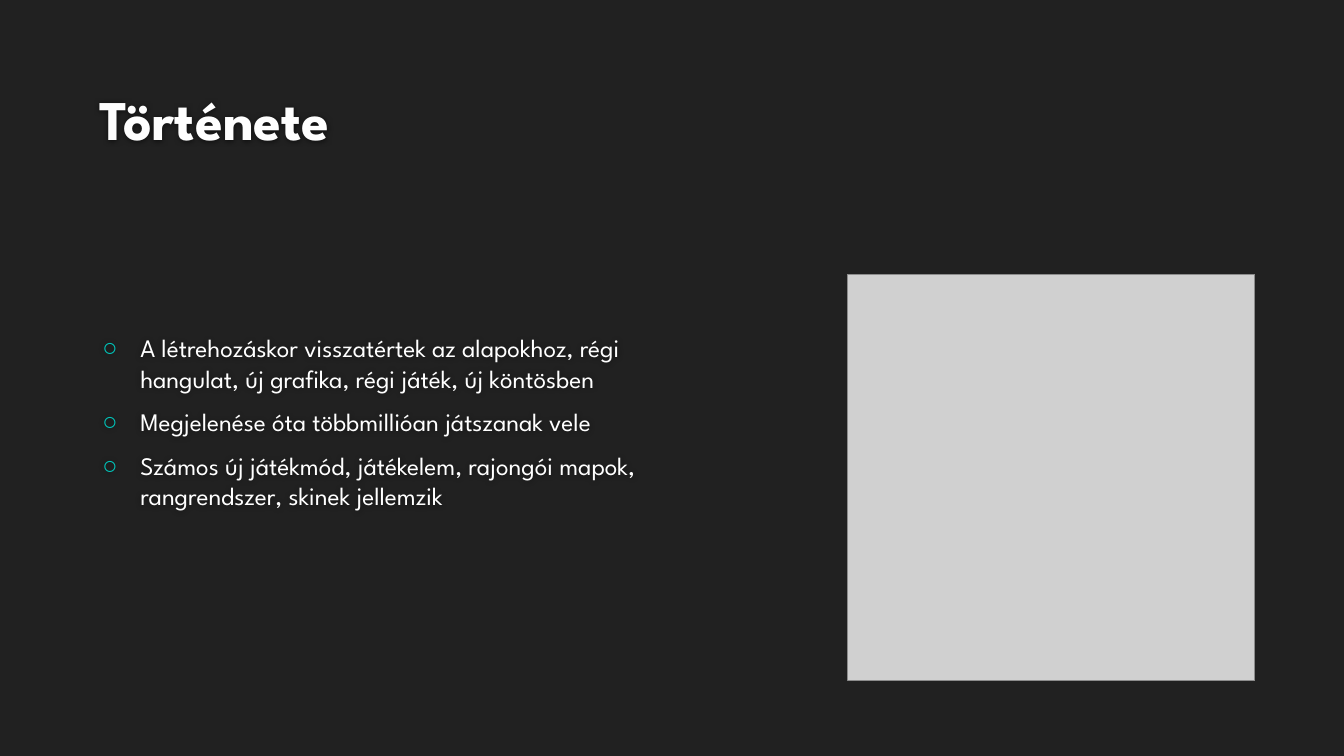
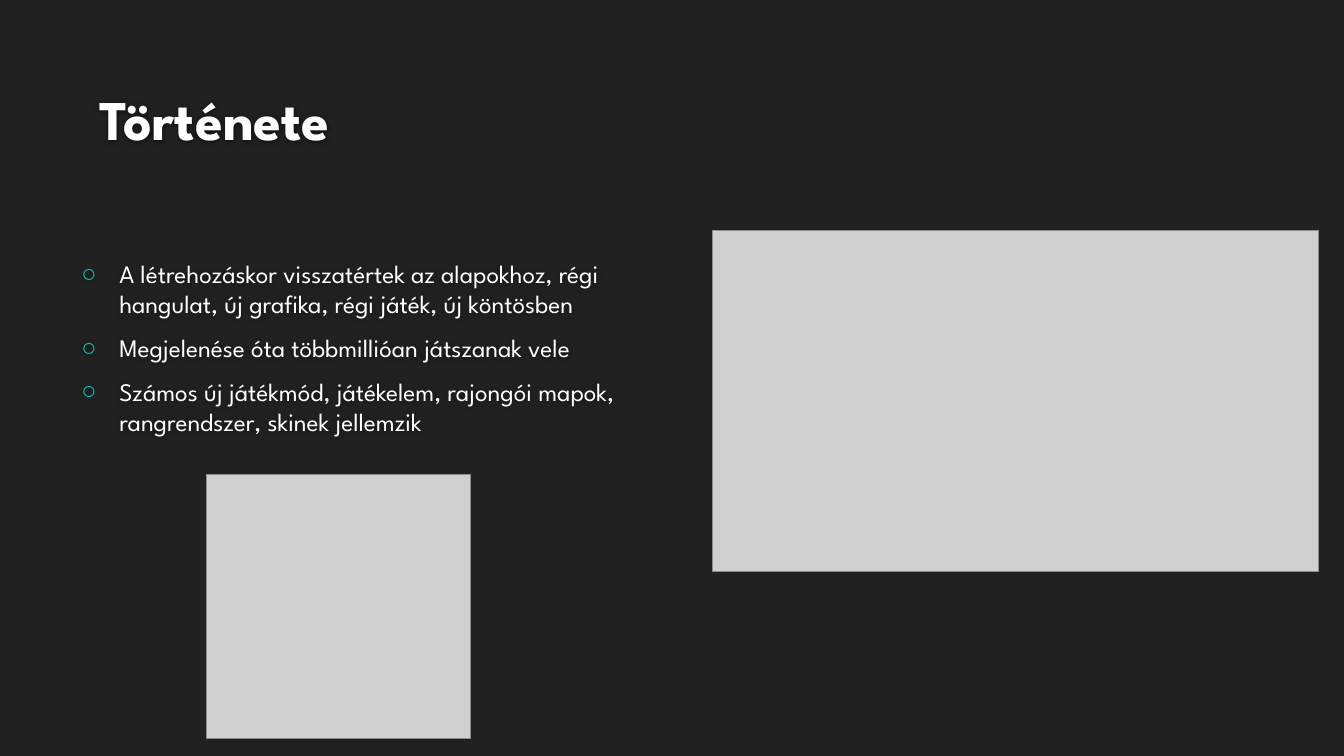
Before and after one commit to vbrine/python-progi, a slide deck: slide 4 of CSgo.pptx. Drawn at 1344x756 pixels with LibreOffice and Linux fonts; fonts in the diff are those of the drawing; grey boxes stand for pictures; background and template pictures are left out. Boxes give left, top, right and bottom in pixels: in the first picture for what was removed or moved away, otherwise in the second. Text is boxed around its words. In the diff, an @@ line names an element or a change of style, - is before the commit and + after.

```diff
--- a/CSgo.pptx
+++ b/CSgo.pptx
@@ text "A létrehozáskor visszatértek az alapokhoz, ...": place and size @@
-text "A létrehozáskor visszatértek az alapokhoz, ..." at [140,339,635,511]
+text "A létrehozáskor visszatértek az alapokhoz, ..." at [119,265,614,437]
@@ picture added at [713,230,1319,571] @@
@@ picture: place and size @@
-picture at [848,274,1254,681]
+picture at [207,475,471,739]
```
Also in this commit, not shown: 1 other slide changed.
